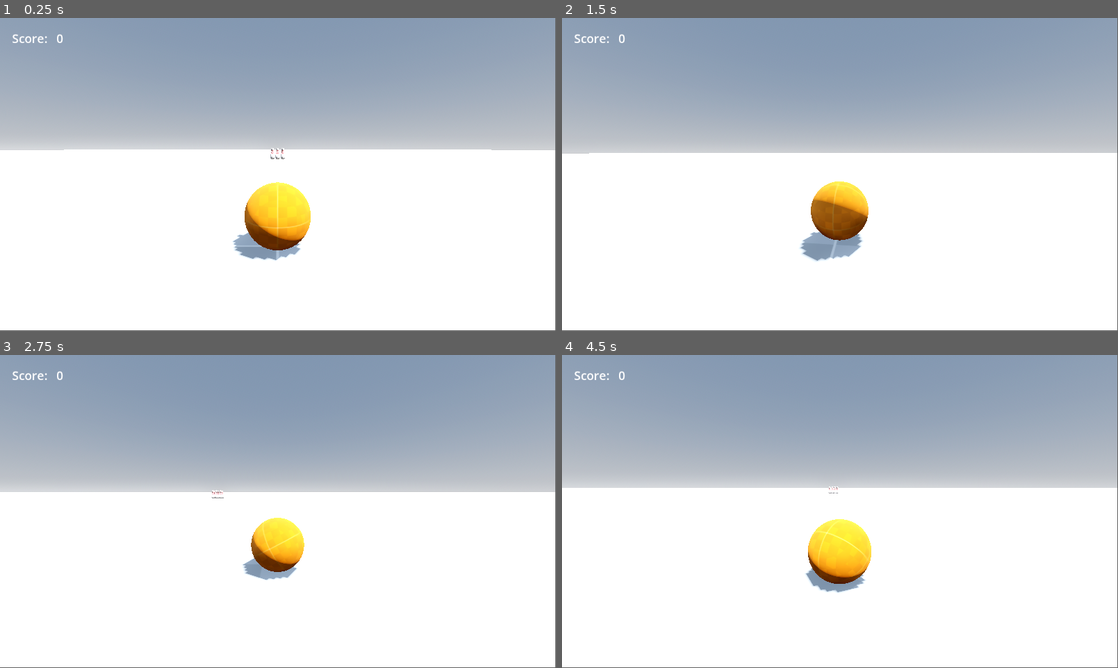
Above: before the commit, frames 1-4 (two rows, left to right).
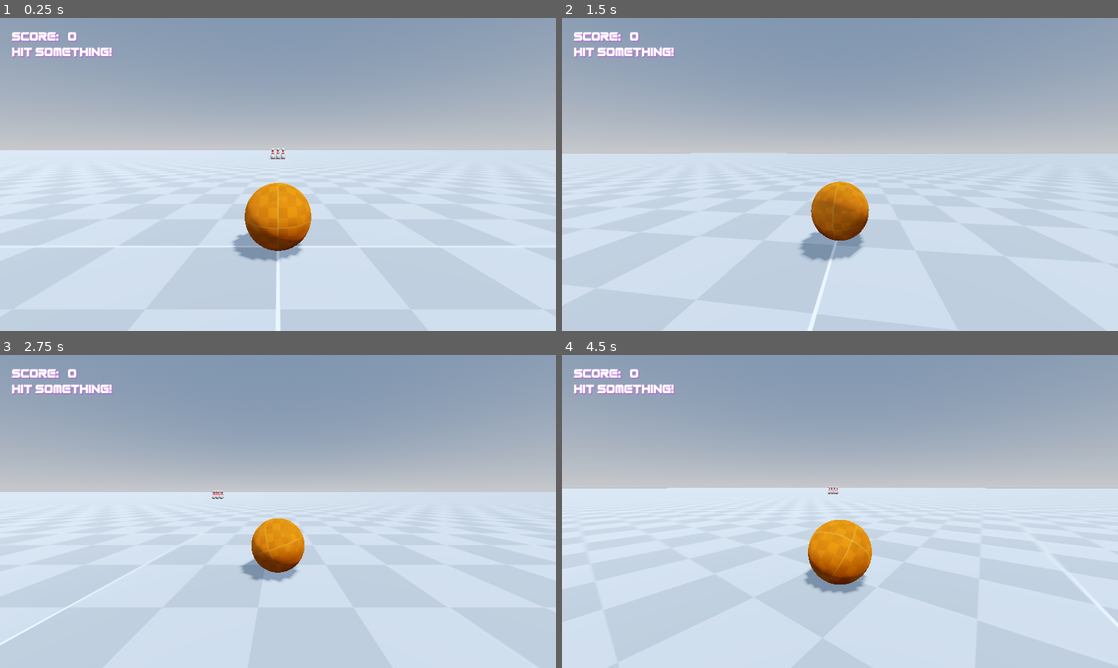
Above: after the commit, the same moments.

Repository: fresh4/rogue-bowler
Game: Godot game, scene res://Scenes/world.tscn
The game is run twice, just before and just after one commit, with the same random seed, the same clock (stepped at 60 frames per second) and the same inputs.
Inputs (mouse positions are in pixels of both pictures, inside the frame that each line leads up to):
- Up to frame 1 (0.25 s): no input
- Up to frame 2 (1.5 s): tap Enter at 0.5 s; move the mouse to (962, 158) at 0.52 s; hold D (right) 0.53-1.28 s; hold Middle mouse button (rotate_camera) 0.53-1.28 s; move the mouse to (728, 190) at 1.27 s; hold S (backward) from 1.28 s (still down); tap Middle mouse button (rotate_camera) at 1.35 s
- Up to frame 3 (2.75 s): move the mouse to (333, 442) at 2.02 s; release S (backward) at 2.03 s; hold D (right) from 2.03 s (still down); hold Middle mouse button (rotate_camera) from 2.03 s (still down)
- Up to frame 4 (4.5 s): move the mouse to (812, 574) at 2.77 s; release D (right) at 2.78 s; release Middle mouse button (rotate_camera) at 2.78 s; hold W (forward) 2.78-3.53 s; tap Middle mouse button (rotate_camera) at 2.85, 4.35 s; move the mouse to (1006, 558) at 3.52 s; hold Middle mouse button (rotate_camera) 3.53-4.28 s; hold A (left) from 3.53 s (still down); move the mouse to (673, 464) at 4.27 s
In our replay, the window is 799x449 before the commit and 800x450 after it. These sizes can differ from the game's own. Grey fills any space a smaller window leaves; there, only what the larger window draws over its background counts as a difference.

The runs differ from the first frame. In frame 1, 57% of the frame differs, in the area x 0-100%, y 0-100%; in frame 2, 56%; in frame 3, 56%; in frame 4, 58%.

Commit message:
Added free font

Diff:
--- a/Scenes/world.tscn
+++ b/Scenes/world.tscn
@@ -1,10 +1,11 @@
-[gd_scene load_steps=13 format=3 uid="uid://bn10afwxhar2c"]
+[gd_scene load_steps=16 format=3 uid="uid://bn10afwxhar2c"]
 
 [ext_resource type="Texture2D" uid="uid://4jjje01bllco" path="res://Assets/texture_06.png" id="1_580bi"]
 [ext_resource type="Script" path="res://Scripts/level_manager.gd" id="1_sttxf"]
 [ext_resource type="PackedScene" uid="uid://cu4nerdr6gtdq" path="res://Prefabs/player.tscn" id="2_ho05h"]
 [ext_resource type="PackedScene" uid="uid://d0y8f0wlh3x2i" path="res://Prefabs/pin.tscn" id="3_d8a7j"]
-[ext_resource type="Script" path="res://Scenes/ui_manager.gd" id="5_2gcxh"]
+[ext_resource type="Script" path="res://Scripts/ui_manager.gd" id="5_2gcxh"]
+[ext_resource type="FontFile" uid="uid://cr0tpvb38ppxp" path="res://Assets/Rocket Rinder.otf" id="6_vp3hc"]
 
 [sub_resource type="ProceduralSkyMaterial" id="ProceduralSkyMaterial_x6owf"]
 sky_horizon_color = Color(0.64625, 0.65575, 0.67075, 1)
@@ -30,8 +31,24 @@
 [sub_resource type="ConvexPolygonShape3D" id="ConvexPolygonShape3D_70m37"]
 points = PackedVector3Array(-500, 0, -500, -500, 0, 500, 500, 0, -500, 500, 0, 500)
 
-[sub_resource type="PlaceholderTexture2D" id="PlaceholderTexture2D_px2rk"]
-size = Vector2(0, 0)
+[sub_resource type="Theme" id="Theme_vgjns"]
+Label/colors/font_shadow_color = Color(0.701961, 0.254902, 0.827451, 1)
+Label/fonts/font = ExtResource("6_vp3hc")
+
+[sub_resource type="StyleBoxFlat" id="StyleBoxFlat_pic8n"]
+bg_color = Color(0.702, 0.255, 0.827, 0.184)
+corner_radius_top_left = 10
+corner_radius_top_right = 10
+corner_radius_bottom_right = 10
+corner_radius_bottom_left = 10
+
+[sub_resource type="StyleBoxFlat" id="StyleBoxFlat_dnylh"]
+bg_color = Color(0.702875, 0.255554, 0.828125, 1)
+skew = Vector2(0.3, 0)
+corner_radius_top_left = 10
+corner_radius_top_right = 10
+corner_radius_bottom_right = 10
+corner_radius_bottom_left = 10
 
 [node name="World" type="Node3D" node_paths=PackedStringArray("player")]
 script = ExtResource("1_sttxf")
@@ -42,6 +59,7 @@
 
 [node name="DirectionalLight3D" type="DirectionalLight3D" parent="."]
 transform = Transform3D(-0.866025, -0.433013, 0.25, 0, 0.5, 0.866025, -0.5, 0.75, -0.433013, 0, 0, 0)
+light_energy = 0.1
 shadow_enabled = true
 
 [node name="Floor" type="StaticBody3D" parent="."]
@@ -87,6 +105,7 @@
 grow_horizontal = 2
 grow_vertical = 2
 size_flags_horizontal = 3
+theme = SubResource("Theme_vgjns")
 theme_override_constants/margin_left = 25
 theme_override_constants/margin_top = 25
 theme_override_constants/margin_right = 25
@@ -132,7 +151,7 @@
 theme_override_font_sizes/font_size = 25
 text = "STRIKE"
 
-[node name="TimerSlider" type="HSlider" parent="UI"]
+[node name="TimerSlider" type="ProgressBar" parent="UI"]
 unique_name_in_owner = true
 anchors_preset = -1
 anchor_top = 0.16
@@ -141,8 +160,10 @@
 offset_left = 24.0
 offset_top = 8.31999
 offset_right = -23.616
-offset_bottom = -8.08
+offset_bottom = -16.08
 size_flags_horizontal = 3
 size_flags_vertical = 4
-theme_override_icons/grabber_disabled = SubResource("PlaceholderTexture2D_px2rk")
-editable = false
+theme_override_styles/background = SubResource("StyleBoxFlat_pic8n")
+theme_override_styles/fill = SubResource("StyleBoxFlat_dnylh")
+value = 17.4
+show_percentage = false
--- a/Scripts/level_manager.gd
+++ b/Scripts/level_manager.gd
@@ -1,11 +1,4 @@
 class_name LevelManager extends Node3D
-
-# TODO:
-# Have a score tracker
-# Track pins in the level on startup
-# Track knocked down pins
-# On hit, start a timer; any pins knocked over in that time are counted to a combo
-# 10+ combo = strike, etc.
 
 signal score_updated(score);
 signal timer_started(time);
@@ -59,6 +52,7 @@
 		await timer.timeout;
 		score += len(combo_pins);
 		score_updated.emit(score);
+		combo_updated.emit(0);
 
 		combo_pins = [];
 	else:
--- a/Scenes/ui_manager.gd
+++ b/Scripts/ui_manager.gd
@@ -2,12 +2,12 @@
 
 @onready var score_value: Label = %ScoreValue
 @onready var combo_value: Label = %ComboValue
-@onready var timer_slider: HSlider = %TimerSlider
+@onready var timer_slider: ProgressBar = %TimerSlider
 
 var level_manager: LevelManager = null;
 var timer_length: float = 0;
 
-var combo_arr = ["Bang", "Double", "Triple", "Quad!", "Penta!", "SEXTUPLE!", "SEPTOUPLE!", "OCTOUPLE!", "NINER!", "STRIKE!!!"];
+var combo_arr = ["Hit Something!", "Single", "Double", "Triple", "Quad!", "Penta!", "SEXTUPLE!", "SEPTOUPLE!", "OCTOUPLE!", "NINER!", "STRIKE!!!"];
 
 func _ready() -> void:
 	level_manager = get_parent();
@@ -17,14 +17,14 @@
 	level_manager.timer_started.connect(start_timer_bar);
 
 	score_value.text = str(0);
-	combo_value.text = "";
+	combo_value.text = combo_arr[0];
 	timer_slider.visible = false;
 
 func update_score(score: int) -> void:
 	score_value.text = str(score);
 
 func update_combo(value) -> void:
-	combo_value.text = combo_arr[ clamp( value - 1, 0, len(combo_arr) - 1 ) ];
+	combo_value.text = combo_arr[ clamp( value, 0, len(combo_arr) - 1 ) ];
 
 func start_timer_bar(wait_time: float) -> void:
 	timer_length = wait_time;
--- a/project.godot
+++ b/project.godot
@@ -18,6 +18,10 @@
 [autoload]
 
 Globals="*res://Scripts/Autoloads/globals.gd"
+
+[display]
+
+window/stretch/mode="canvas_items"
 
 [global_group]
 
@@ -65,3 +69,8 @@
 3d_physics/layer_1="Floor"
 3d_physics/layer_2="Ball"
 3d_physics/layer_3="Pins"
+
+[rendering]
+
+renderer/rendering_method="gl_compatibility"
+renderer/rendering_method.mobile="gl_compatibility"
Binary file added: Assets/Rocket Rinder.otf
Not shown, added: Assets/Rocket Rinder.otf.import
